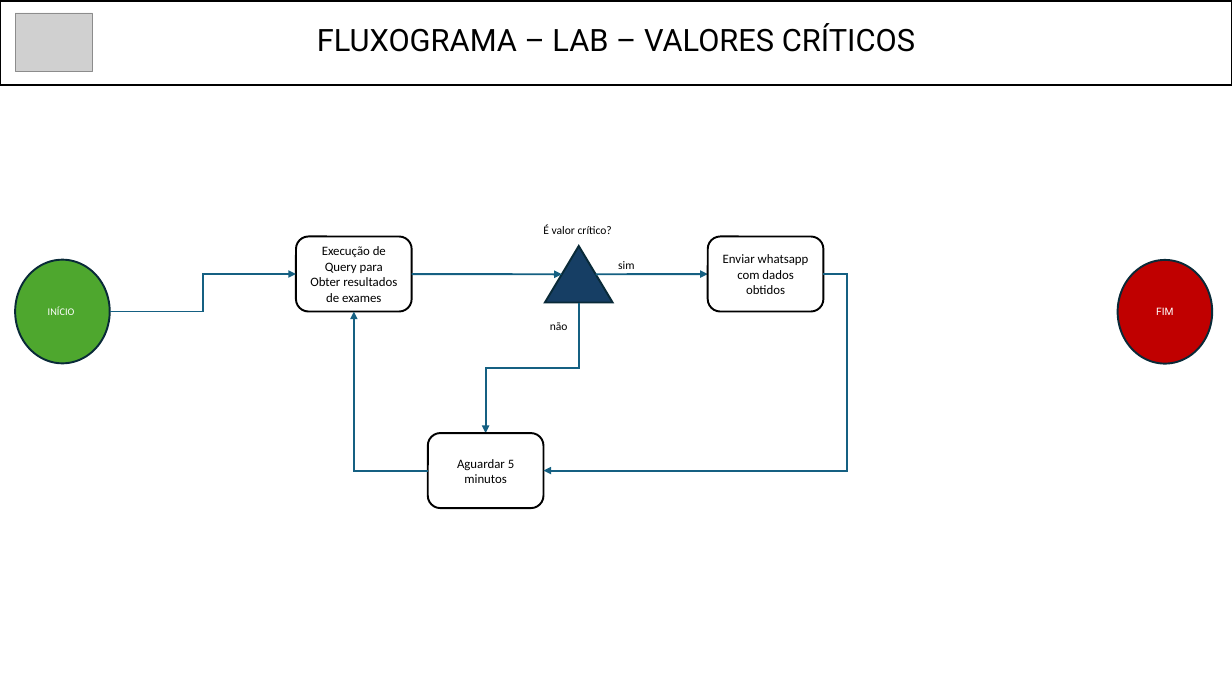
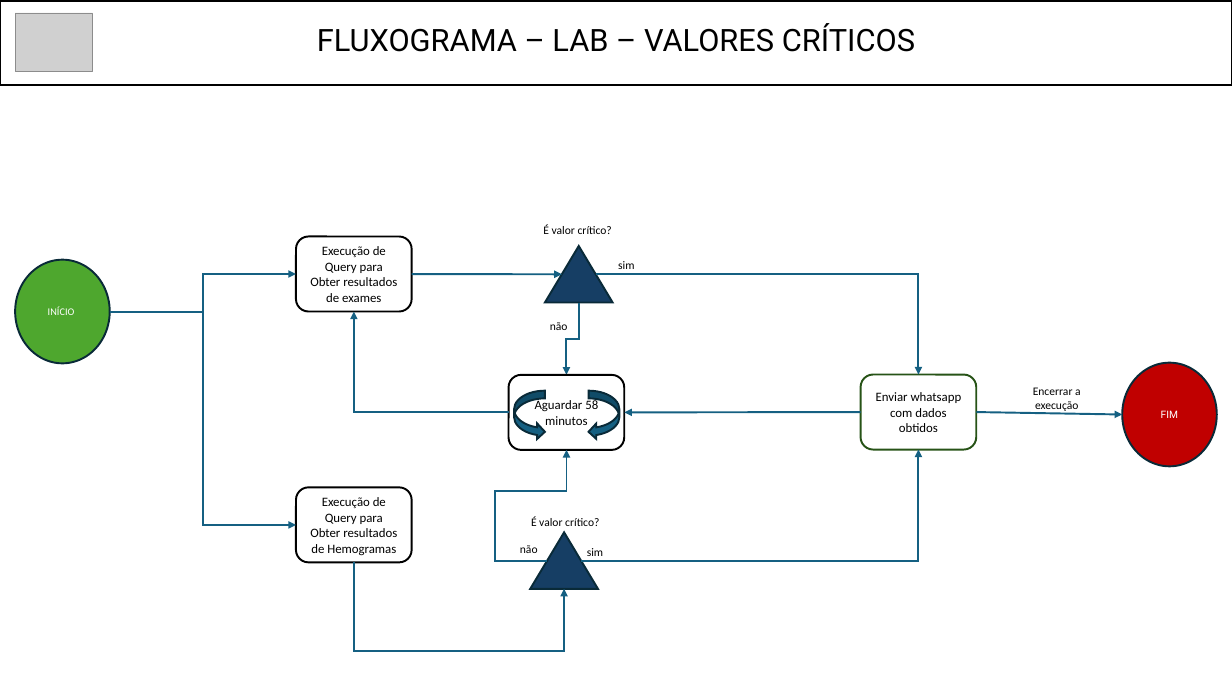
Before and after one commit to pietrovinicius/HSF_OLHO_DE_DEUS, a slide deck: slide 2 of HSF - OLHO DE DEUS.pptx. Drawn at 1232x693 pixels with LibreOffice and Linux fonts; fonts in the diff are those of the drawing; grey boxes stand for pictures. Boxes give left, top, right and bottom in pixels: in the first picture for what was removed or moved away, otherwise in the second. Text is boxed around its words. In the diff, an @@ line names an element or a change of style, - is before the commit and + after.

Commit message:
adicao de verificacao de mais exames dentro do HEMOGRAMA
plaquetas_valor_float < 20000.0 or plaquetas_valor_float > 1000000.0: # /uL
leucocitos_valor_float < 2000.0 or leucocitos_valor_float > 50000.0: # /µL
hematocrito_valor_float < 18.0 or hematocrito_valor_float > 60.0: # vol%
hemoglobina_valor_float < 6.6 or hemoglobina_valor_float > 19.9:

```diff
--- a/HSF - OLHO DE DEUS.pptx
+++ b/HSF - OLHO DE DEUS.pptx
@@ elbow arrow moved from (823, 274) - (543, 470) to (596, 274) - (919, 374) @@
@@ arrow removed from (596, 274) to (708, 274) @@
@@ elbow arrow added from (110, 311) to (296, 525), #156082 1.5 pt @@
@@ elbow arrow moved from (428, 470) - (354, 311) to (508, 412) - (354, 311) @@
@@ elbow arrow moved from (579, 302) - (486, 433) to (579, 302) - (567, 375) @@
@@ rounded rectangle "Aguardar 58 minutos" moved from (x1=428, y1=433, x2=543, y2=508) to (x1=508, y1=375, x2=624, y2=450) @@
@@ rounded rectangle "Enviar whatsapp com dados obtidos" moved from (x1=708, y1=237, x2=823, y2=311) to (x1=860, y1=374, x2=976, y2=449) @@
@@ rounded rectangle "Enviar whatsapp com dados obtidos" at (x1=860, y1=374, x2=976, y2=449): outline #000000 1.5 pt to #275417 1.5 pt @@
@@ text added at (x1=1033, y1=387, x2=1081, y2=411), 9 pt, text #000000 @@
+Encerrar a execução
@@ ellipse "FIM" moved from (x1=1118, y1=260, x2=1213, y2=363) to (x1=1123, y1=363, x2=1217, y2=467) @@
@@ curved right arrow added at (x1=514, y1=391, x2=544, y2=440), fill #156082, outline #092A39 1.5 pt @@
@@ text in rounded rectangle at (x1=535, y1=399, x2=598, y2=425): text changed @@
-Aguardar 5 minutos
+Aguardar 58 minutos
@@ curved right arrow added at (x1=589, y1=391, x2=619, y2=440), fill #156082, outline #092A39 1.5 pt @@
@@ arrow added from (860, 412) to (625, 412), #156082 1.5 pt @@
@@ arrow added from (977, 412) to (1123, 415), #156082 1.5 pt @@
@@ elbow arrow added from (547, 561) to (567, 450), #156082 1.5 pt @@
@@ elbow arrow added from (581, 561) to (919, 450), #156082 1.5 pt @@
@@ rounded rectangle added at (x1=296, y1=487, x2=411, y2=562), fill #FFFFFF, outline #000000 1.5 pt, 10 pt, text #000000 @@
+Execução de Query para Obter resultados de Hemogramas
@@ triangle added at (x1=531, y1=532, x2=598, y2=589), fill #163E64, outline #092A39 1.5 pt @@
@@ text added at (x1=531, y1=516, x2=599, y2=526), 9 pt, text #000000 @@
+É valor crítico?
@@ elbow arrow added from (354, 563) to (565, 589), #156082 1.5 pt @@
@@ text added at (x1=520, y1=545, x2=538, y2=553), 9 pt, text #000000 @@
+não
@@ text added at (x1=587, y1=548, x2=603, y2=556), 9 pt, text #000000 @@
+sim
```
Also in this commit, not shown: 1 other file.
